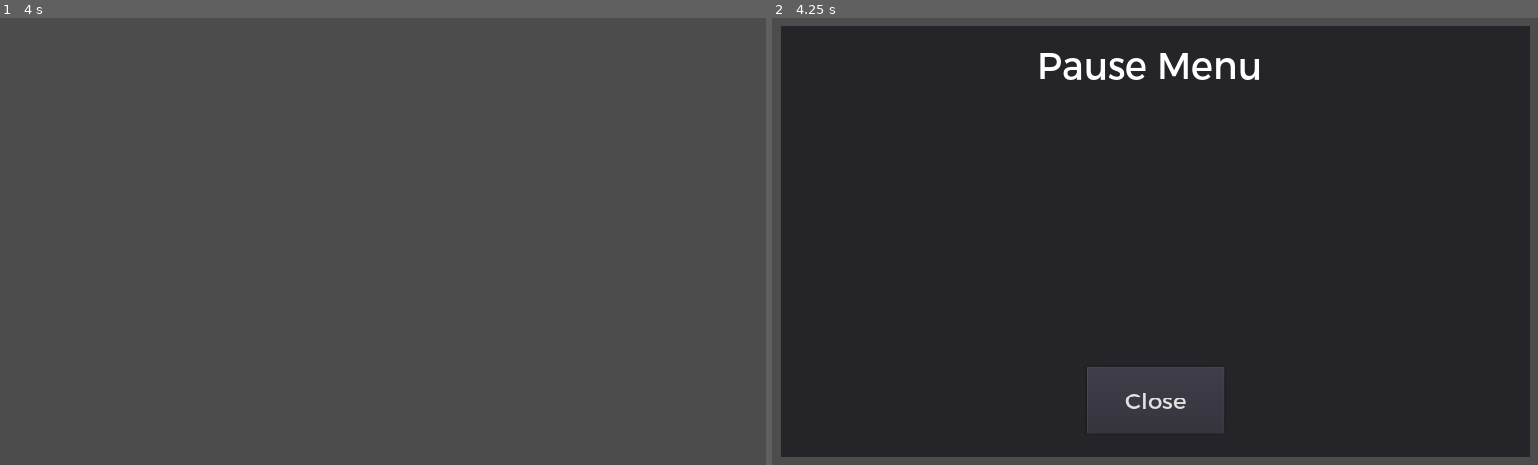
Above: before the commit, frames 1-2 (left to right).
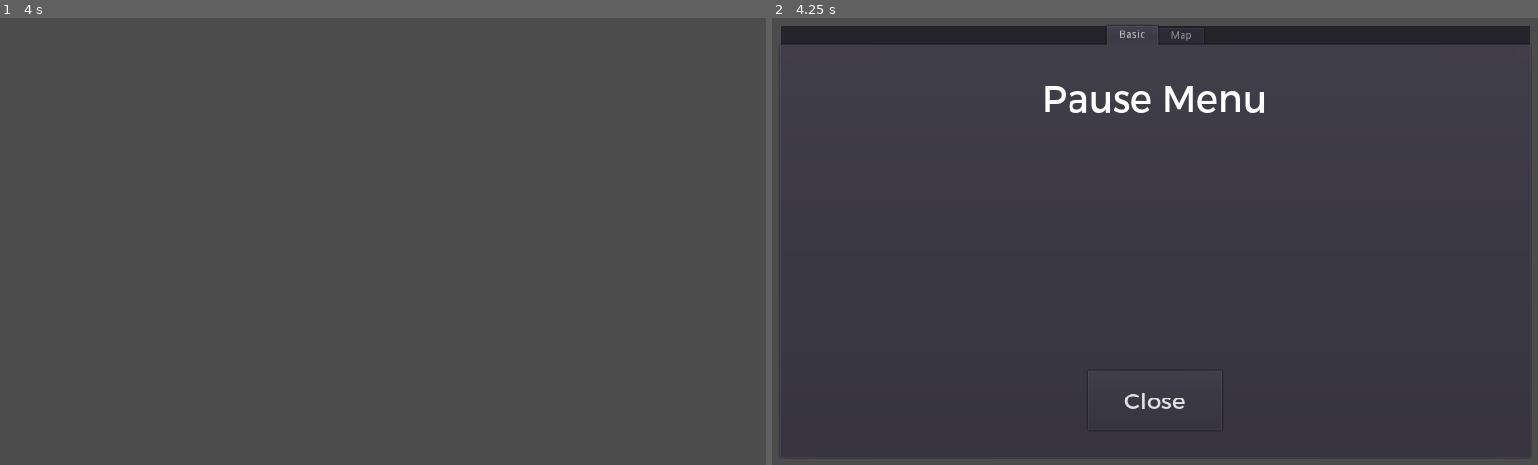
Above: after the commit, the same moments.

Repository: CrispBit/birth-of-cipher
Game: Godot game, scene res://scenes/level-controller/level_controller.tscn
Two runs of this game, one before a commit and one after it. Both use one fixed random seed, a clock stepped at 60 frames per second and the inputs below. This scene is started directly instead of the project's main scene.
Inputs:
- Up to frame 1 (4 s): tap Enter at 0.5, 2, 3.5 s; hold Right (ui_right) 0.53-1.28 s; tap Space at 1.25, 2.75 s; hold Down (ui_down) 1.28-2.03 s; hold Right (ui_right) 2.03-2.78 s; hold Up (ui_up) 2.78-3.53 s; hold Left (ui_left) from 3.53 s (still down)
- Up to frame 2 (4.25 s): keep holding Left (ui_left); tap Escape (toggle_pause) at 4.15 s

Frame 1 is identical in both runs. In frame 2, 57% of the frame differs, in the area x 1-99%, y 1-94%.

Commit message:
Add map tab and region 0 area 0 preview

Diff:
--- a/scenes/level-controller/level_controller.tscn
+++ b/scenes/level-controller/level_controller.tscn
@@ -55,16 +55,44 @@
 script = ExtResource( 2 )
 _sections_unfolded = [ "Pause" ]
 
-[node name="Label" type="Label" parent="pause_popup" index="0"]
+[node name="TabContainer" type="TabContainer" parent="pause_popup" index="0"]
+
+anchor_left = 0.0
+anchor_top = 0.0
+anchor_right = 1.0
+anchor_bottom = 1.0
+rect_pivot_offset = Vector2( 0, 0 )
+rect_clip_content = false
+mouse_filter = 0
+mouse_default_cursor_shape = 0
+size_flags_horizontal = 1
+size_flags_vertical = 1
+tab_align = 1
+tabs_visible = true
+
+[node name="Basic" type="Control" parent="pause_popup/TabContainer" index="0"]
+
+anchor_left = 0.0
+anchor_top = 0.0
+anchor_right = 1.0
+anchor_bottom = 1.0
+rect_pivot_offset = Vector2( 0, 0 )
+rect_clip_content = false
+mouse_filter = 0
+mouse_default_cursor_shape = 0
+size_flags_horizontal = 1
+size_flags_vertical = 1
+
+[node name="Label" type="Label" parent="pause_popup/TabContainer/Basic" index="0"]
 
 anchor_left = 0.5
 anchor_top = 0.0
 anchor_right = 0.5
 anchor_bottom = 0.0
-margin_left = -152.0
-margin_top = 20.0
-margin_right = 151.0
-margin_bottom = 81.0
+margin_left = -144.5
+margin_top = 30.0
+margin_right = 144.5
+margin_bottom = 89.0
 rect_pivot_offset = Vector2( 0, 0 )
 rect_clip_content = false
 mouse_filter = 2
@@ -78,15 +106,15 @@
 max_lines_visible = -1
 _sections_unfolded = [ "Rect", "custom_fonts" ]
 
-[node name="Unpause" type="Button" parent="pause_popup" index="1"]
+[node name="Unpause" type="Button" parent="pause_popup/TabContainer/Basic" index="1"]
 
 anchor_left = 0.5
 anchor_top = 1.0
 anchor_right = 0.5
 anchor_bottom = 1.0
-margin_left = -88.0
-margin_top = -116.0
-margin_right = 88.0
+margin_left = -86.5
+margin_top = -107.0
+margin_right = 85.5
 margin_bottom = -30.0
 rect_pivot_offset = Vector2( 0, 0 )
 rect_clip_content = false
@@ -104,3 +132,37 @@
 flat = false
 align = 1
 _sections_unfolded = [ "Rect", "custom_fonts" ]
+
+[node name="Map" type="Control" parent="pause_popup/TabContainer" index="1"]
+
+anchor_left = 0.0
+anchor_top = 0.0
+anchor_right = 1.0
+anchor_bottom = 1.0
+rect_pivot_offset = Vector2( 0, 0 )
+rect_clip_content = false
+mouse_filter = 0
+mouse_default_cursor_shape = 0
+size_flags_horizontal = 1
+size_flags_vertical = 1
+_sections_unfolded = [ "Material" ]
+
+[node name="map_texture" type="TextureRect" parent="pause_popup/TabContainer/Map" index="0"]
+
+anchor_left = 0.5
+anchor_top = 0.5
+anchor_right = 0.5
+anchor_bottom = 0.5
+margin_left = -386.5
+margin_top = -167.5
+margin_right = 386.5
+margin_bottom = 167.5
+rect_pivot_offset = Vector2( 0, 0 )
+rect_clip_content = false
+mouse_filter = 1
+mouse_default_cursor_shape = 0
+size_flags_horizontal = 1
+size_flags_vertical = 1
+expand = true
+stretch_mode = 6
+_sections_unfolded = [ "Anchor", "Rect" ]
--- a/scenes/main-menu/main_menu.tscn
+++ b/scenes/main-menu/main_menu.tscn
@@ -12,7 +12,7 @@
 font_data = ExtResource( 2 )
 _sections_unfolded = [ "Font", "Settings" ]
 
-[node name="Container" type="Container" index="0"]
+[node name="Container" type="Container"]
 
 anchor_left = 0.0
 anchor_top = 0.0
--- a/scripts/file-selection/FileButton.gd
+++ b/scripts/file-selection/FileButton.gd
@@ -2,6 +2,7 @@
 
 export var _id = 0;
 
+var _data = null;
 var _name = null;
 var _path = "";
 
@@ -37,7 +38,10 @@
 func has_data():
     return _name != null;
 
+func set_data(data):
+    _data = data;
+    set_name(data.file_name);
+    set_path("user://save/" + data.file_name);
+
 func get_data():
-    return {
-        name: get_name(),
-    };
+    return _data;
--- a/scripts/file-selection/file_selection.gd
+++ b/scripts/file-selection/file_selection.gd
@@ -46,16 +46,14 @@
             continue;
         var file = File.new();
         file.open("user://save/" + file_name, file.READ);
-        file.get_16();
-        file.get_16();
         var data = {
+            "region_id": file.get_16(),
+            "area_id": file.get_16(),
             "file_id": file.get_8(),
             "file_name": file.get_pascal_string(),
         };
         file.close();
-        print(data.file_id);
-        _file_buttons[data.file_id].set_name(data.file_name);
-        _file_buttons[data.file_id].set_path("user://save/" + data.file_name);
+        _file_buttons[data.file_id].set_data(data);
 
     dir.list_dir_end();
 
--- a/scripts/level-controller/level_controller.gd
+++ b/scripts/level-controller/level_controller.gd
@@ -4,3 +4,4 @@
 
 func set_data(data):
     _data = data;
+    $pause_popup.set_data(data);
--- a/scripts/level-controller/pause_popup.gd
+++ b/scripts/level-controller/pause_popup.gd
@@ -1,7 +1,9 @@
 extends Panel
 
+var _data;
+
 func _ready():
-    $Unpause.connect("pressed", self, "_close_popup_menu");
+    $TabContainer/Basic/Unpause.connect("pressed", self, "_close_popup_menu");
 
 func _process(delta):
     if Input.is_action_just_pressed("toggle_pause"):
@@ -14,3 +16,11 @@
 func _close_popup_menu():
     get_tree().paused = false;
     self.hide();
+
+func set_data(data):
+    _data = data;
+    var map_image = Image.new();
+    map_image.load("res://images/areas/r" + str(_data.region_id) + "a" + str(_data.area_id) + ".png");
+    var map_texture = ImageTexture.new();
+    map_texture.create_from_image(map_image);
+    $TabContainer/Map/map_texture.texture = map_texture;
Not shown, added: images/areas/UndergroundA1.png.import
Binary file added: images/areas/r0a0.png
Not shown, added: images/areas/r0a0.png.import
Not shown, added: images/areas/r1a1.png.import
